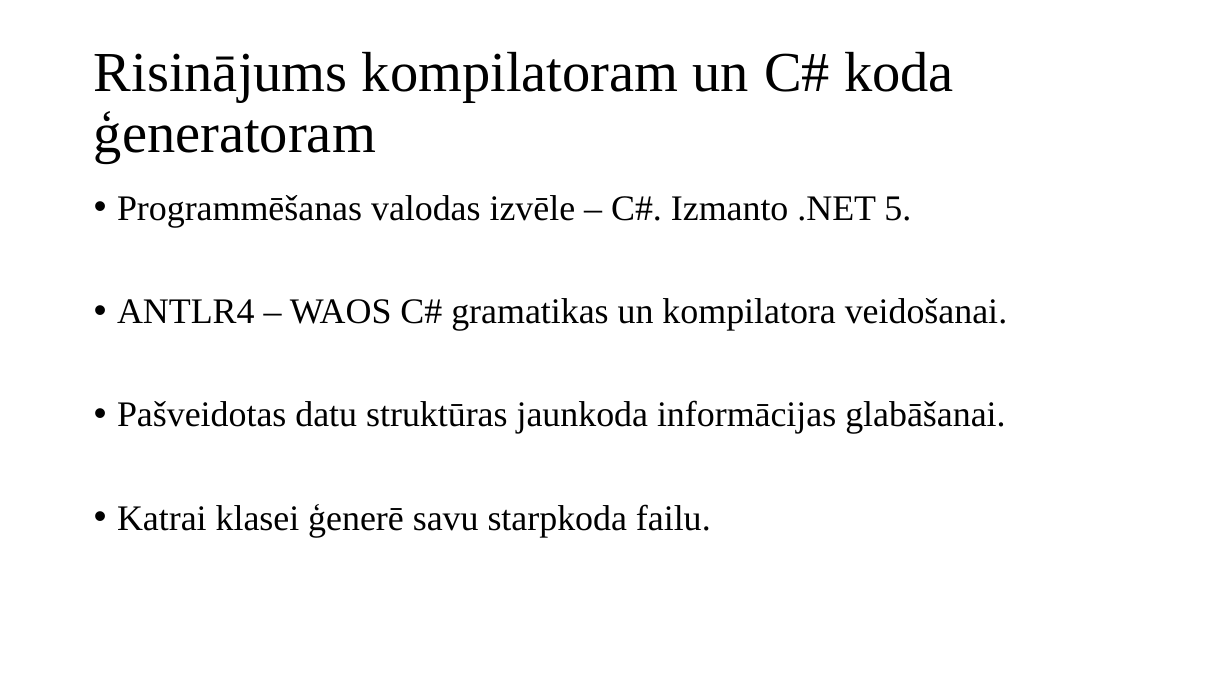
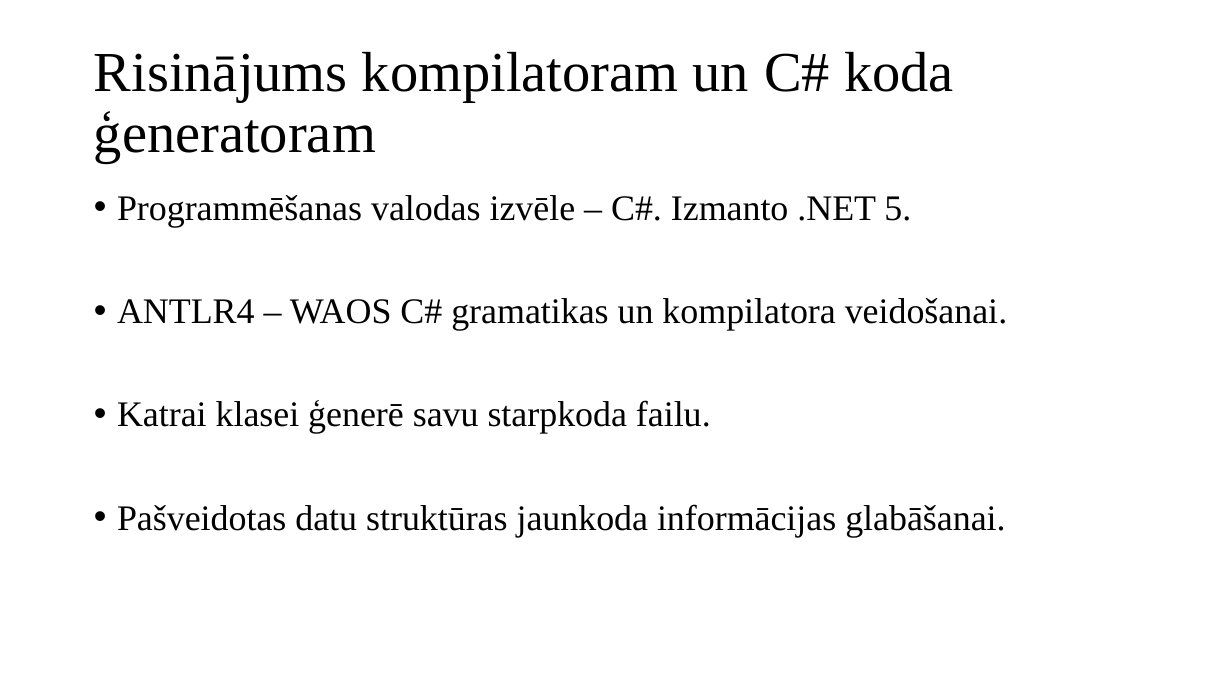
Before and after one commit to artiks12/webAppOS, a slide deck: slide 6 of src/Qualification project/Documentation/Prezentācija_ap19122.pptx. Drawn at 1232x693 pixels with LibreOffice and Linux fonts; fonts in the diff are those of the drawing. Boxes give left, top, right and bottom in pixels: in the first picture for what was removed or moved away, otherwise in the second. Text is boxed around its words. In the diff, an @@ line names an element or a change of style, - is before the commit and + after.

```diff
--- a/src/Qualification project/Documentation/Prezentācija_ap19122.pptx
+++ b/src/Qualification project/Documentation/Prezentācija_ap19122.pptx
@@ text at (117,400,711,434): paragraph added @@
+• Katrai klasei ģenerē savu starpkoda failu.
@@ text at (117,504,711,537): paragraph removed @@
-• Katrai klasei ģenerē savu starpkoda failu.
```
Also in this commit, not shown: 3 other slides changed, 1 other file.
